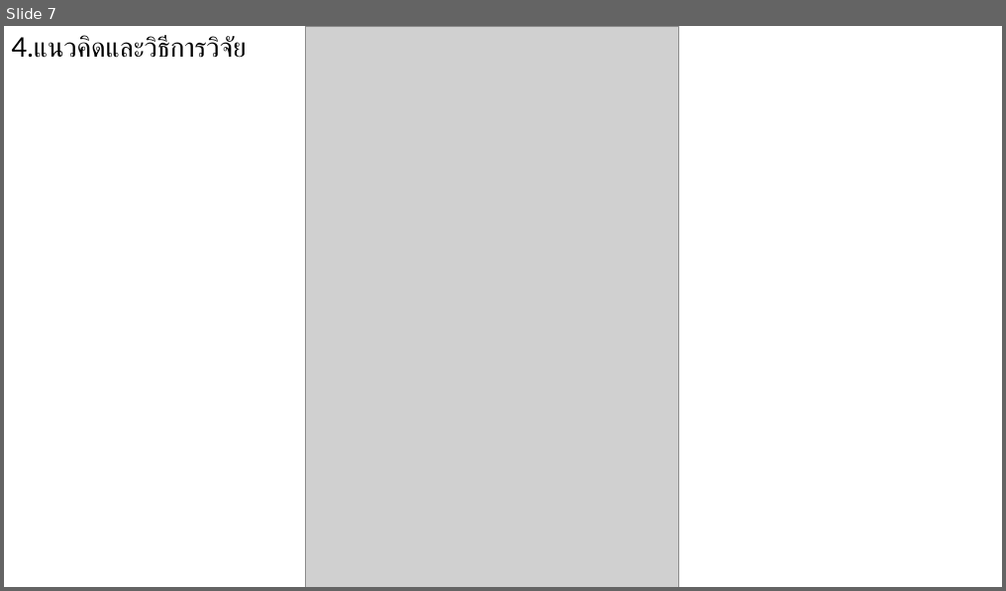
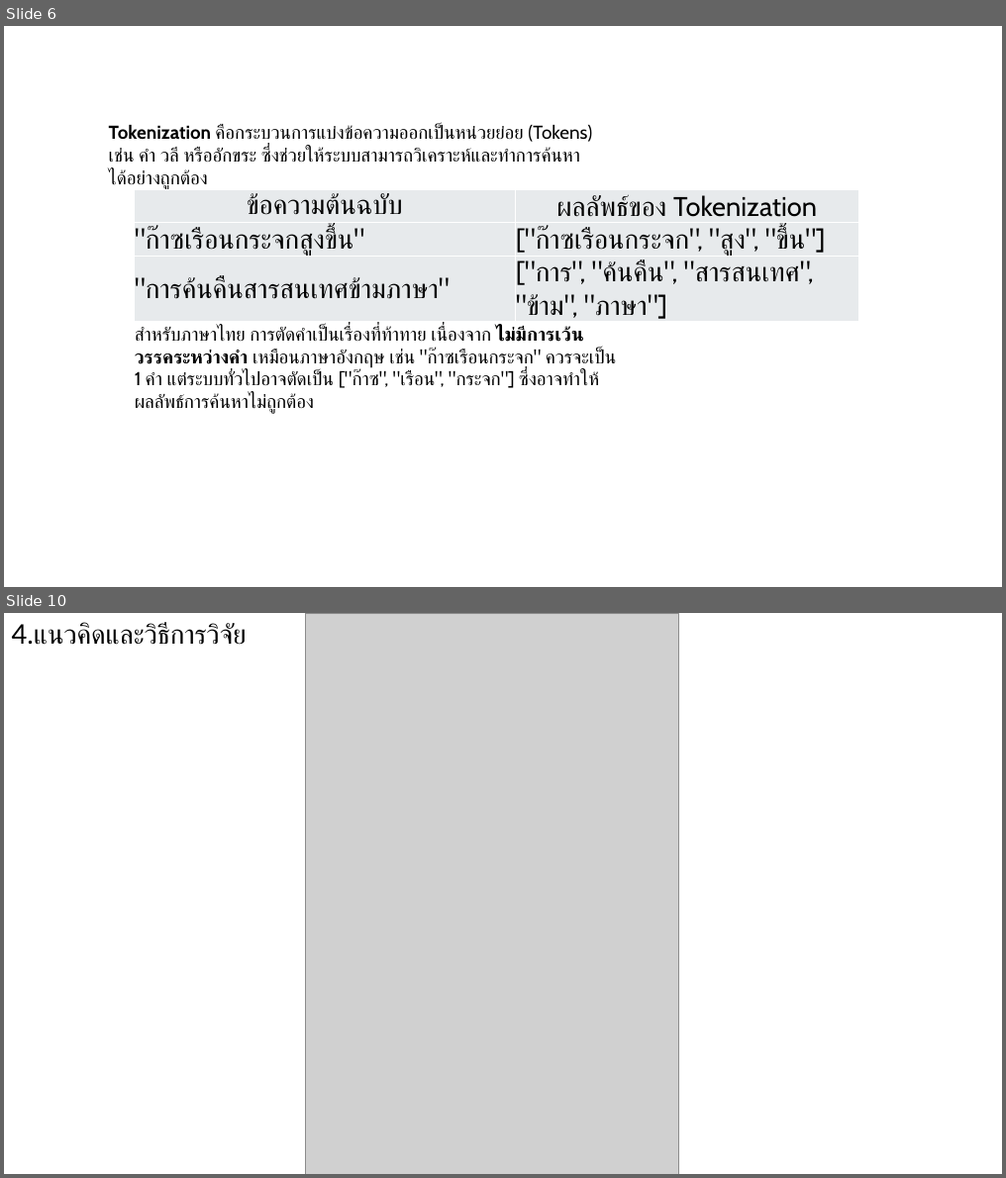
Before and after one commit to nanutnutna/thesis_ef, a slide deck: proposal/Proposal.pptx. Shown one above the other, each under a label of ours: slide 7 before the commit, slides 6 and 10 after it; the slides between them are not shown. The pictures are 1006x591 and 1006x1178 pixels, drawn with LibreOffice and Linux fonts; fonts in the diff are those of the drawing; grey boxes stand for pictures. Boxes give left, top, right and bottom in pixels: in the first picture for what was removed or moved away, otherwise in the second. Text is boxed around its words. In the diff, an @@ line names an element or a change of style, - is before the commit and + after.

```diff
--- a/proposal/Proposal.pptx
+++ b/proposal/Proposal.pptx
@@ slide 6 added at [4,26,1002,587], background #FFFFFF @@
@@ text added at [109,124,592,189], 18 pt, text #000000 @@
+Tokenization คือกระบวนการแบ่งข้อความออกเป็นหน่วยย่อย (Tokens) เช่น คำ วลี หรืออักขระ ซึ่งช่วยให้ระบบสามารถวิเคราะห์และทำการค้นหาได้อย่างถูกต้อง
@@ table added at [135,189,859,323], 3 rows, 2 columns @@
+ข้อความต้นฉบับ | ผลลัพธ์ของ Tokenization
+"ก๊าซเรือนกระจกสูงขึ้น" | ["ก๊าซเรือนกระจก", "สูง", "ขึ้น"]
+"การค้นคืนสารสนเทศข้ามภาษา" | ["การ", "ค้นคืน", "สารสนเทศ", "ข้าม", "ภาษา"]
@@ text added at [135,326,616,414], 18 pt, text #000000 @@
+สำหรับภาษาไทย การตัดคำเป็นเรื่องที่ท้าทาย เนื่องจาก ไม่มีการเว้นวรรคระหว่างคำ เหมือนภาษาอังกฤษ เช่น "ก๊าซเรือนกระจก" ควรจะเป็น 1 คำ แต่ระบบทั่วไปอาจตัดเป็น ["ก๊าซ", "เรือน", "กระจก"] ซึ่งอาจทำให้ผลลัพธ์การค้นหาไม่ถูกต้อง
@@ what was slide 7 is now slide 10 @@
```
Also in this commit, not shown: 3 slides changed, 4 other slides added.
